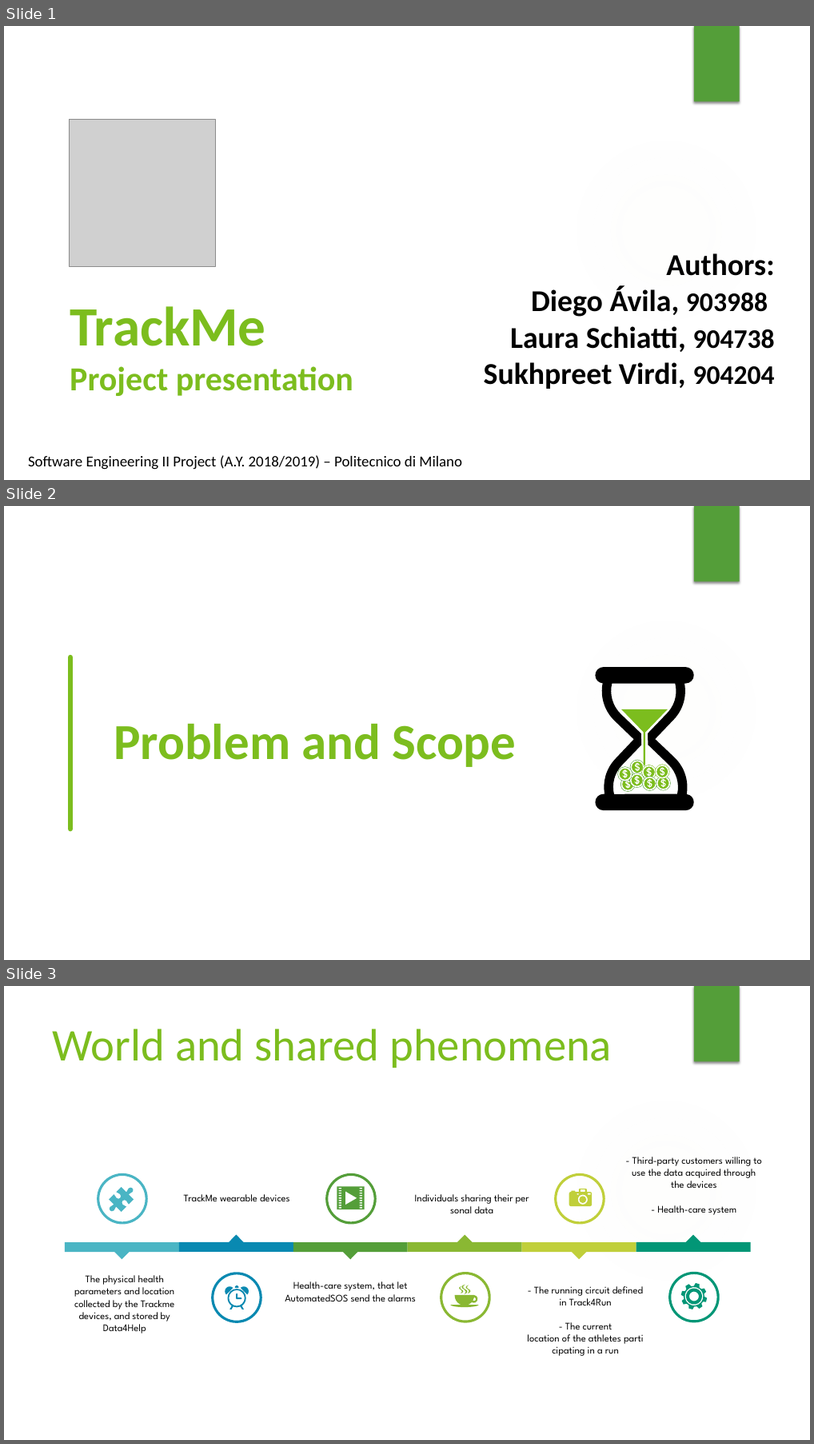
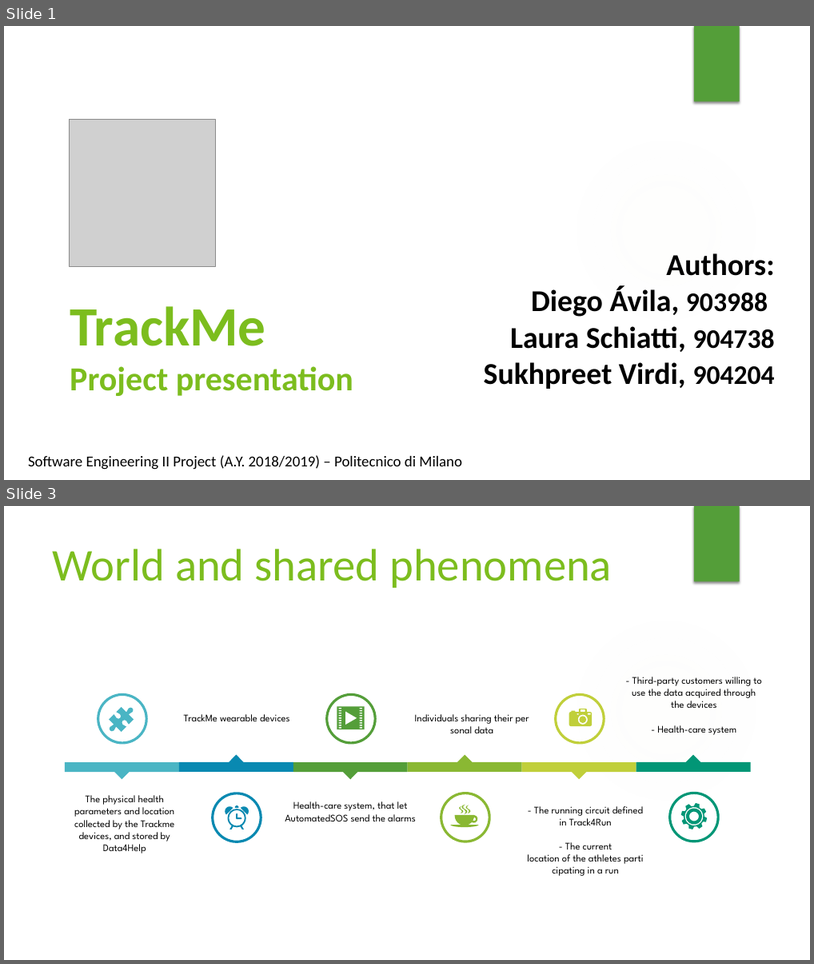
Before and after one commit to lauraschiatti/TrackMe, a slide deck: DeliveryFolder/Project presentation.pptx. Shown one above the other, each under a label of ours: slides 1, 2 and 3 before the commit, slides 1 and 3 after it; the slides between them are not shown. The pictures are 814x1444 and 814x964 pixels, drawn with LibreOffice and Linux fonts; fonts in the diff are those of the drawing; grey boxes stand for pictures; background and template pictures are left out. Boxes give left, top, right and bottom in pixels: in the first picture for what was removed or moved away, otherwise in the second. Text is boxed around its words. In the diff, an @@ line names an element or a change of style, - is before the commit and + after.

```diff
--- a/DeliveryFolder/Project presentation.pptx
+++ b/DeliveryFolder/Project presentation.pptx
@@ slide 2 removed at bbox=[4, 506, 810, 960], background #FFFFFF; not listed: 2 template elements that a slide beside it also shows @@
@@ line removed from (70, 657) to (70, 828) @@
@@ text removed at bbox=[114, 723, 516, 767] @@
-Problem and Scope
@@ group removed at bbox=[529, 622, 761, 855]: 16 ellipses, 9 freeform shapes, 1 triangle, 1 rectangle @@
```
Also in this commit, not shown: 2 slides changed, 6 slides added, 3 other slides removed.
